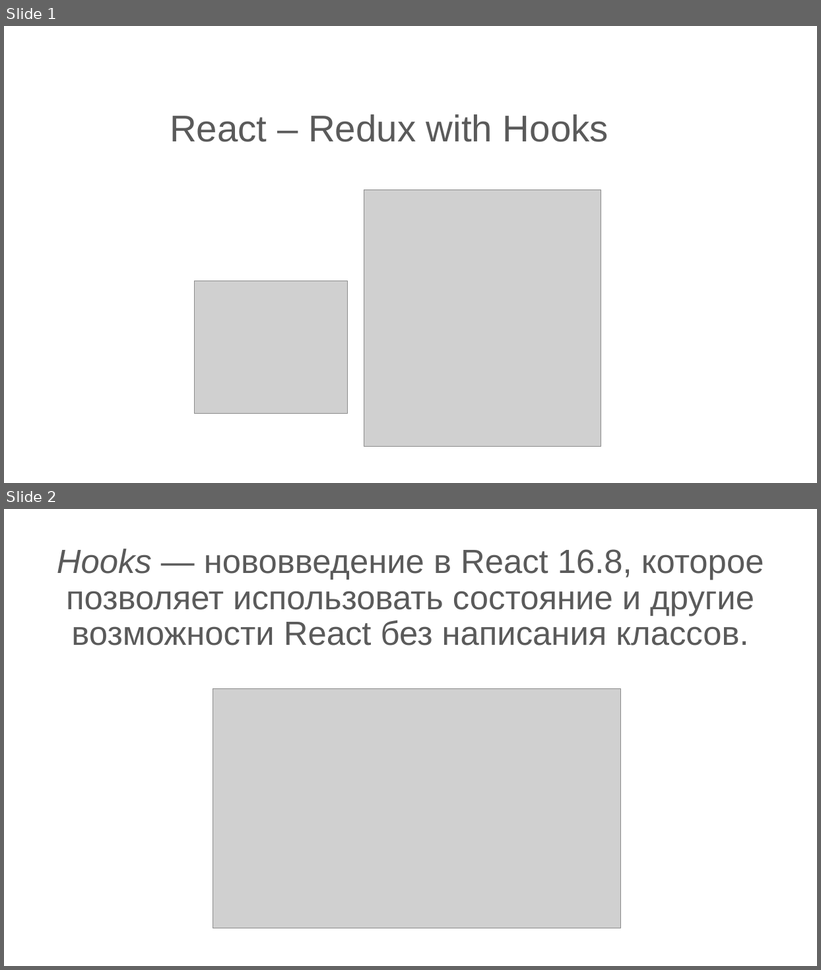
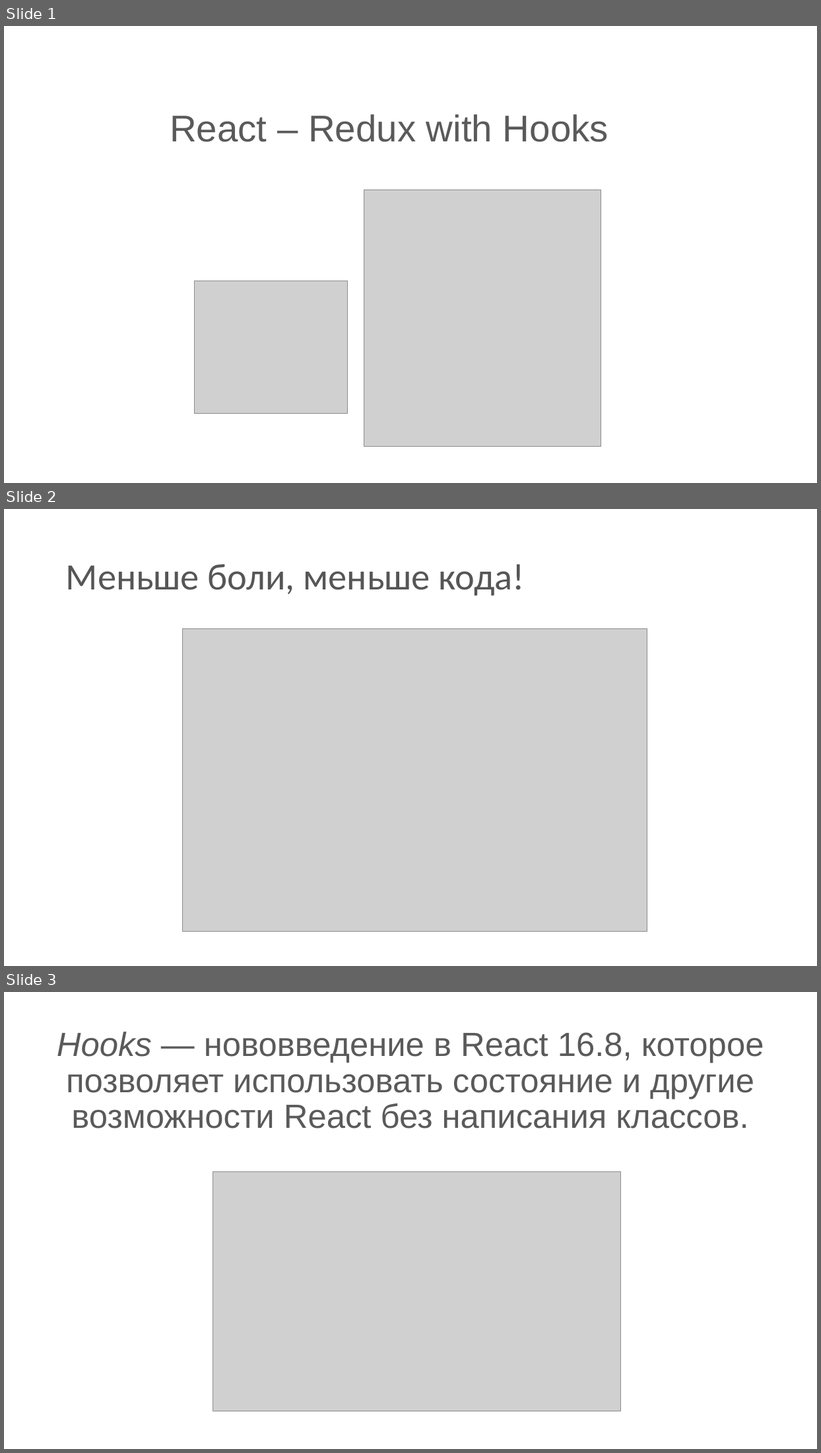
Before and after one commit to spiderpoul/react-redux-hooks, a slide deck: React - Redux with Hooks.pptx. Shown one above the other, each under a label of ours: slides 1 and 2 before the commit, slides 1, 2 and 3 after it. The pictures are 821x970 and 821x1453 pixels, drawn with LibreOffice and Linux fonts; fonts in the diff are those of the drawing; grey boxes stand for pictures. Boxes give left, top, right and bottom in pixels: in the first picture for what was removed or moved away, otherwise in the second. Text is boxed around its words. In the diff, an @@ line names an element or a change of style, - is before the commit and + after.

```diff
--- a/React - Redux with Hooks.pptx
+++ b/React - Redux with Hooks.pptx
@@ slide 2 added at bbox=[4, 509, 817, 966], background #FFFFFF @@
@@ title added at bbox=[66, 564, 525, 596], 44 pt, text #565656 @@
+Меньше боли, меньше кода!
@@ picture added at bbox=[183, 628, 648, 931] @@
@@ what was slide 2 is now slide 3 @@
```
Also in this commit, not shown: 2 other slides added, 1 other file.
